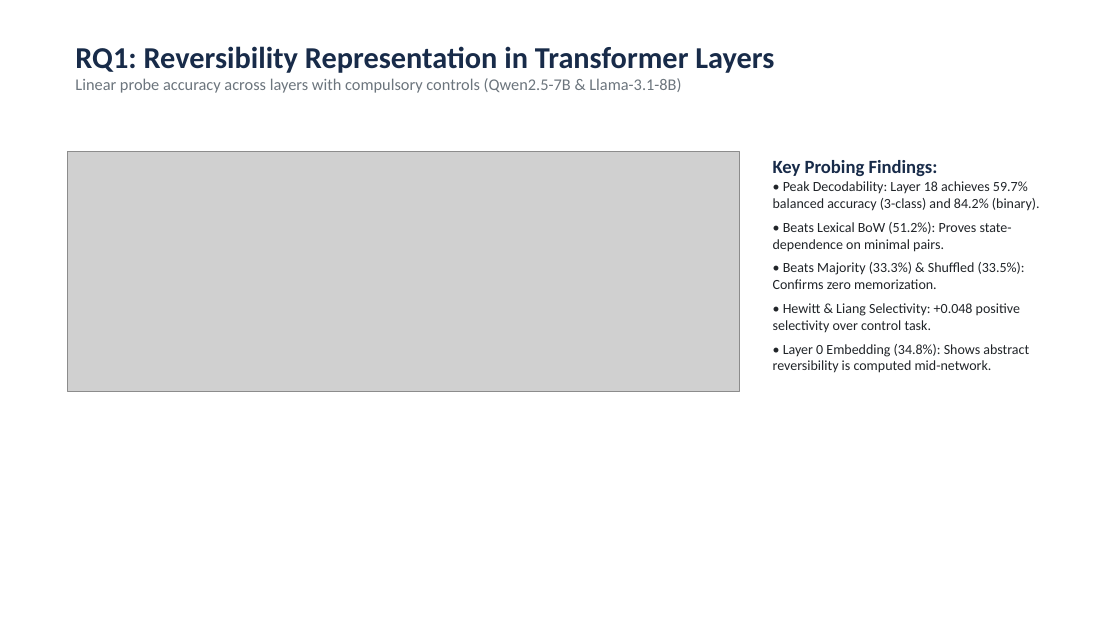
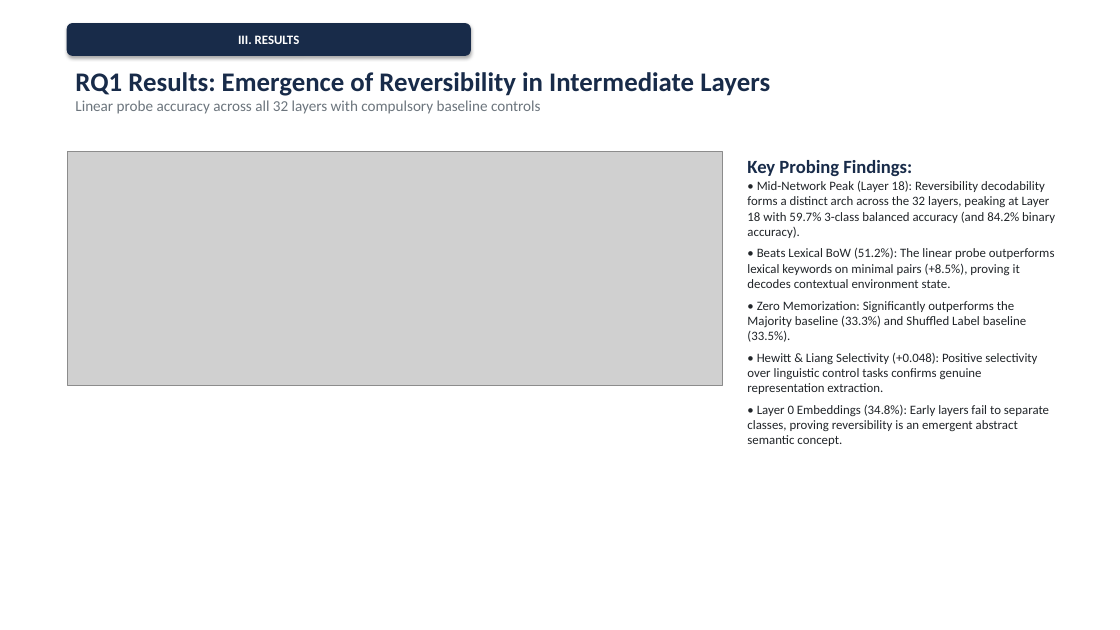
Before and after one commit to Gunavan9/ADNN-Action-Reversibility-LLM-Agents, a slide deck: slide 7 of ADNN_Project_Reversibility_Presentation.pptx (slide 5 before the commit). Drawn at 1120x630 pixels with LibreOffice and Linux fonts; fonts in the diff are those of the drawing; grey boxes stand for pictures. Boxes give left, top, right and bottom in pixels: in the first picture for what was removed or moved away, otherwise in the second. Text is boxed around its words. In the diff, an @@ line names an element or a change of style, - is before the commit and + after.

Commit message:
Align presentation, script, paper, and contributions with strictly 15-minute 4-part structure and team members: Gunavan, Teja Sai, Shabarish

```diff
--- a/ADNN_Project_Reversibility_Presentation.pptx
+++ b/ADNN_Project_Reversibility_Presentation.pptx
@@ rounded rectangle added at (67,24,471,55), fill #182B49, outline #182B49 0.75 pt, 11 pt, text #FFFFFF, bold @@
+III. RESULTS
@@ text at (75,72,770,114): text changed; size 14 to 13 pt @@
-RQ1: Reversibility Representation in Transformer Layers
-Linear probe accuracy across layers with compulsory controls (Qwen2.5-7B & Llama-3.1-8B)
+RQ1 Results: Emergence of Reversibility in Intermediate Layers
+Linear probe accuracy across all 32 layers with compulsory baseline controls
@@ picture: place and size @@
-picture at (67,151,739,392)
+picture at (67,151,723,386)
@@ text "Key Probing Findings:": place and size @@
-text "Key Probing Findings:" at (773,160,1040,373)
+text "Key Probing Findings:" at (747,160,1055,446)
@@ text at (747,181,1055,446): text changed; size 12 to 11 pt @@
-• Peak Decodability: Layer 18 achieves 59.7% balanced accuracy (3-class) and 84.2% (binary).
-• Beats Lexical BoW (51.2%): Proves state-dependence on minimal pairs.
-• Beats Majority (33.3%) & Shuffled (33.5%): Confirms zero memorization.
-• Hewitt & Liang Selectivity: +0.048 positive selectivity over control task.
-• Layer 0 Embedding (34.8%): Shows abstract reversibility is computed mid-network.
+• Mid-Network Peak (Layer 18): Reversibility decodability forms a distinct arch across the 32 layers, peaking at Layer 18 with 59.7% 3-class balanced accuracy (and 84.2% binary accuracy).
+• Beats Lexical BoW (51.2%): The linear probe outperforms lexical keywords on minimal pairs (+8.5%), proving it decodes contextual environment state.
+• Zero Memorization: Significantly outperforms the Majority baseline (33.3%) and Shuffled Label baseline (33.5%).
+• Hewitt & Liang Selectivity (+0.048): Positive selectivity over linguistic control tasks confirms genuine representation extraction.
+• Layer 0 Embeddings (34.8%): Early layers fail to separate classes, proving reversibility is an emergent abstract semantic concept.
```
Also in this commit, not shown: 4 other slides changed, 9 slides added, 9 slides removed, 6 other files.
